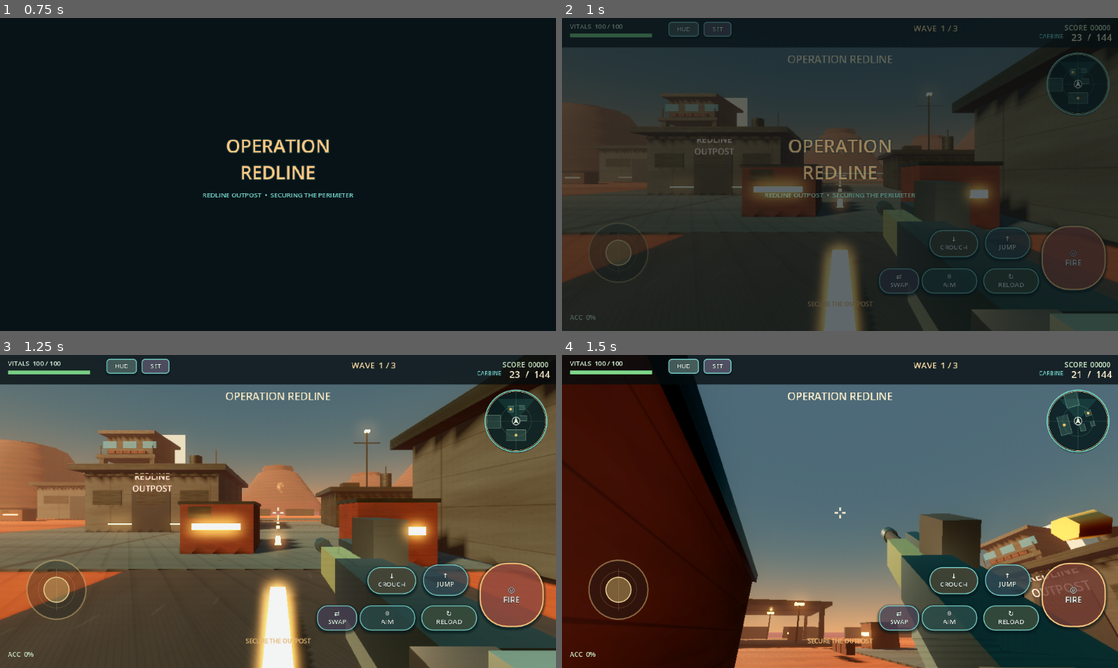
Above: before the commit, frames 1-4 (two rows, left to right).
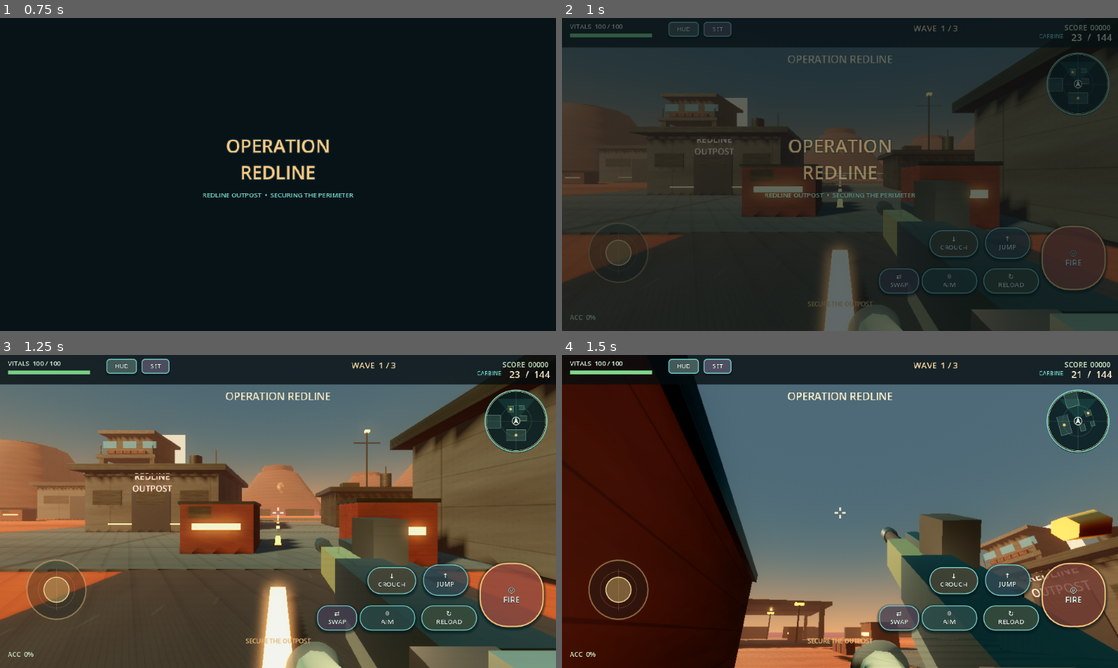
Above: after the commit, the same moments.

Repository: black-glass-dev/2D-Game
Game: Godot game, scene res://scenes/Main.tscn
Same seed, same stepped clock (60 frames per second), same inputs: the game is played once before the commit and once after it.
Inputs (mouse positions are in pixels of both pictures, inside the frame that each line leads up to):
- Up to frame 1 (0.75 s): click "◎ FIRE" at 0.5 s
- Up to frame 2 (1 s): no input
- Up to frame 3 (1.25 s): no input
- Up to frame 4 (1.5 s): tap Enter at 1.25 s; move the mouse to (867, 511) at 1.27 s; hold W from 1.28 s (still down); tap C at 1.35 s; click (867, 511) at 1.42 s

Frame 1 is identical in both runs. In frame 2, 0.9% of the frame differs, in the area x 36-77%, y 24-100%; in frame 3, 3.2%, in the area x 0-78%, y 23-100%; in frame 4, 0.8%.
Error in both runs: Invalid assignment of property or key 'modulate' with value of type 'Color' on a base object of type 'MeshInstance3D'. (res://scripts/weapon_effects.gd:219)

Commit message:
feat: refine viewmodels and comparison coverage
Co-authored-by: arena-agent <297053741+arena-agent@users.noreply.github.com>

Diff:
--- a/scripts/pistol.gd
+++ b/scripts/pistol.gd
@@ -280,7 +280,7 @@
 func _build_arm(sleeve: Material, glove: Material) -> void:
 	var arm := Node3D.new()
 	arm.name = "Pistol gloved forearm"
-	arm.position = Vector3(.09, -.37, .11)
+	arm.position = Vector3(.09, -.21, .11)
 	arm.rotation_degrees = Vector3(-17, 0, -7)
 	gun_root.add_child(arm)
 	_cylinder_part_on(arm, "Sleeve", Vector3(0, 0, .16), .09, .48, 10, sleeve)
--- a/scripts/rifle.gd
+++ b/scripts/rifle.gd
@@ -304,7 +304,7 @@
 	for side in [-1.0, 1.0]:
 		var arm := Node3D.new()
 		arm.name = "Gloved forearm"
-		arm.position = Vector3(.20 * side, -.38, -.03 if side < 0.0 else -.28)
+		arm.position = Vector3(.20 * side, -.22, -.03 if side < 0.0 else -.28)
 		arm.rotation_degrees = Vector3(-25, 0, -13 * side)
 		gun_root.add_child(arm)
 		_cylinder_part_on(arm, "Sleeve", Vector3(0, 0, .13), .075, .38, 10, sleeve)
--- a/scripts/world_builder.gd
+++ b/scripts/world_builder.gd
@@ -22,7 +22,7 @@
 	var rock := _pbr_material(ROCK_TEXTURE, Color("775349"), 0.94, 0.0, 2.0)
 	var dark := _flat_material(Color("17252a"), 0.62, 0.72)
 	var glass := _glass_material(Color("4c9baa"))
-	var lamp_glow := _flat_material(Color("ffd29a"), 0.28, 0.30, Color("ff8b38"), 3.6)
+	var lamp_glow := _flat_material(Color("ffd29a"), 0.28, 0.30, Color("ff8b38"), 1.75)
 
 	# The collision floor is flat, predictable and unchanged. The high-density
 	# terrain mesh above it creates dunes, tire-rutted paths and visual gullies.
--- a/tools/capture_graphics.gd
+++ b/tools/capture_graphics.gd
@@ -21,28 +21,36 @@
 		return
 	camera = player.camera
 	player.can_control = false
+	# A controlled, real Raider guarantees the required close/mid character
+	# comparison even before a timed wave spawner reaches its next interval.
+	var showcase_raider := Raider.new()
+	showcase_raider.setup(97)
+	showcase_raider.position = Vector3(0, .15, -2.0)
+	scene_root.add_child(showcase_raider)
+	await _frames(3)
 	var views := [
-		["01_spawn_ground", Vector3(0, 1.62, 13), Vector3(1.2, -.08, 8.0)],
+		["01_spawn_ground", Vector3(0, 2.0, 13), Vector3(1.2, -.10, 7.5)],
 		["02_main_lane", Vector3(0, 1.65, 13), Vector3(-18, 7.8, -15)],
 		["03_emissive_crates", Vector3(1.6, 1.55, 9.0), Vector3(-2, 1.0, 5.0)],
 		["04_outpost_facade", Vector3(-8.5, 1.65, 6.0), Vector3(-8.5, 3.0, -.9)],
 		["05_mesa_horizon", Vector3(2.0, 2.0, 18.0), Vector3(1.0, 7.0, -70.0)],
-		["06_raider_fifteen_m", Vector3(0, 1.62, 13), Vector3(-7.0, 1.3, 1.0)],
-		["07_rifle_idle", Vector3(0, 1.62, 13), Vector3(0, 1.5, -15)],
-		["08_ads", Vector3(-2.0, 1.62, 13), Vector3(-2.0, 1.4, -22)],
-		["09_firing", Vector3(0, 1.62, 13), Vector3(0, 1.45, -20)],
-		["10_low_hp", Vector3(0, 1.62, 13), Vector3(0, 1.45, -20)],
-		["11_reload_crouch", Vector3(0, 1.62, 13), Vector3(-2.0, 1.2, 5.0)]
+		["06_raider_fifteen_m", Vector3(0, 1.62, 13), Vector3(0, 1.35, -2.0)],
+		["07_raider_five_m", Vector3(0, 1.62, 3.0), Vector3(0, 1.35, -2.0)],
+		["08_rifle_idle", Vector3(0, 1.62, 13), Vector3(0, 1.5, -15)],
+		["09_ads", Vector3(-2.0, 1.62, 13), Vector3(-2.0, 1.4, -22)],
+		["10_firing", Vector3(0, 1.62, 13), Vector3(0, 1.45, -20)],
+		["11_low_hp", Vector3(0, 1.62, 13), Vector3(0, 1.45, -20)],
+		["12_reload_crouch", Vector3(0, 1.62, 13), Vector3(-2.0, 1.2, 5.0)]
 	]
 	for entry in views:
 		_set_view(entry[1], entry[2])
-		if entry[0] == "08_ads":
+		if entry[0] == "09_ads":
 			player.set_aim(true)
-		elif entry[0] == "09_firing":
+		elif entry[0] == "10_firing":
 			scene_root._fire()
-		elif entry[0] == "10_low_hp":
+		elif entry[0] == "11_low_hp":
 			player.take_damage(74, Vector3(-8, 1, 3))
-		elif entry[0] == "11_reload_crouch":
+		elif entry[0] == "12_reload_crouch":
 			player.request_crouch()
 			scene_root._reload_active_weapon()
 		await _frames(5)
